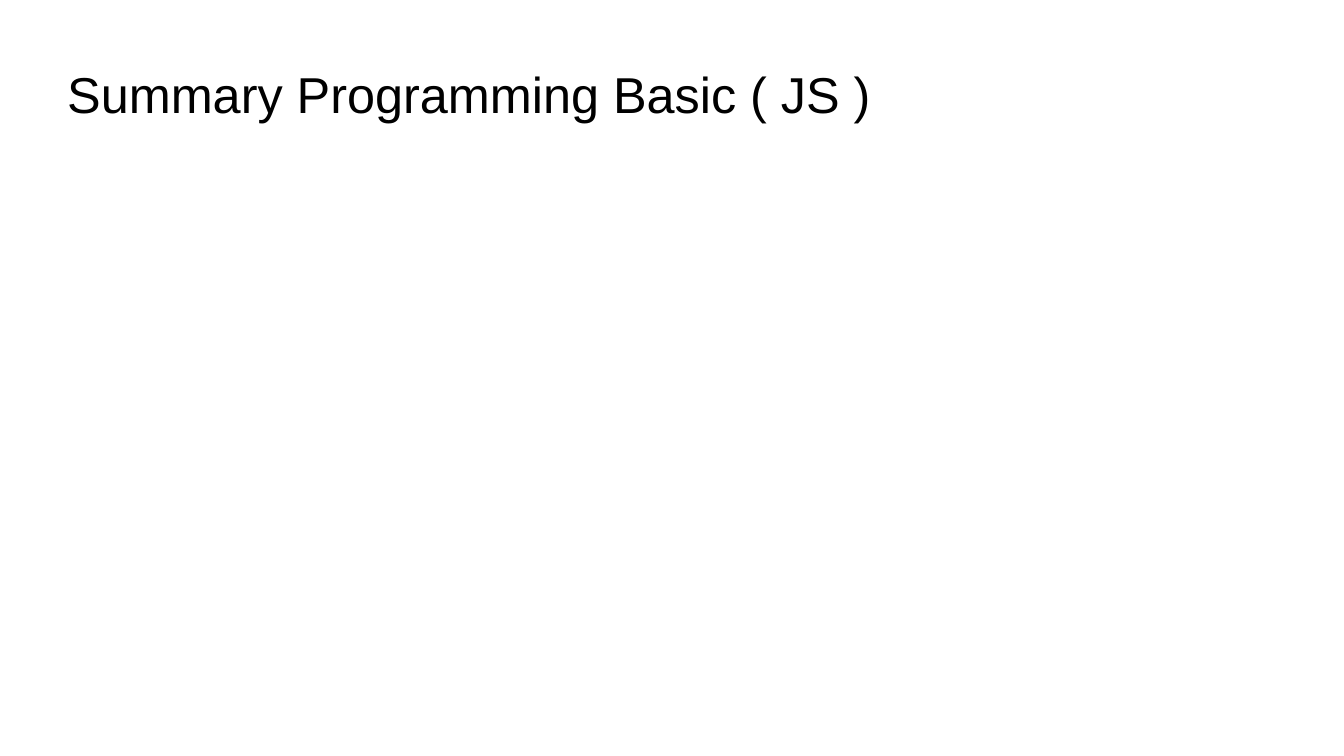
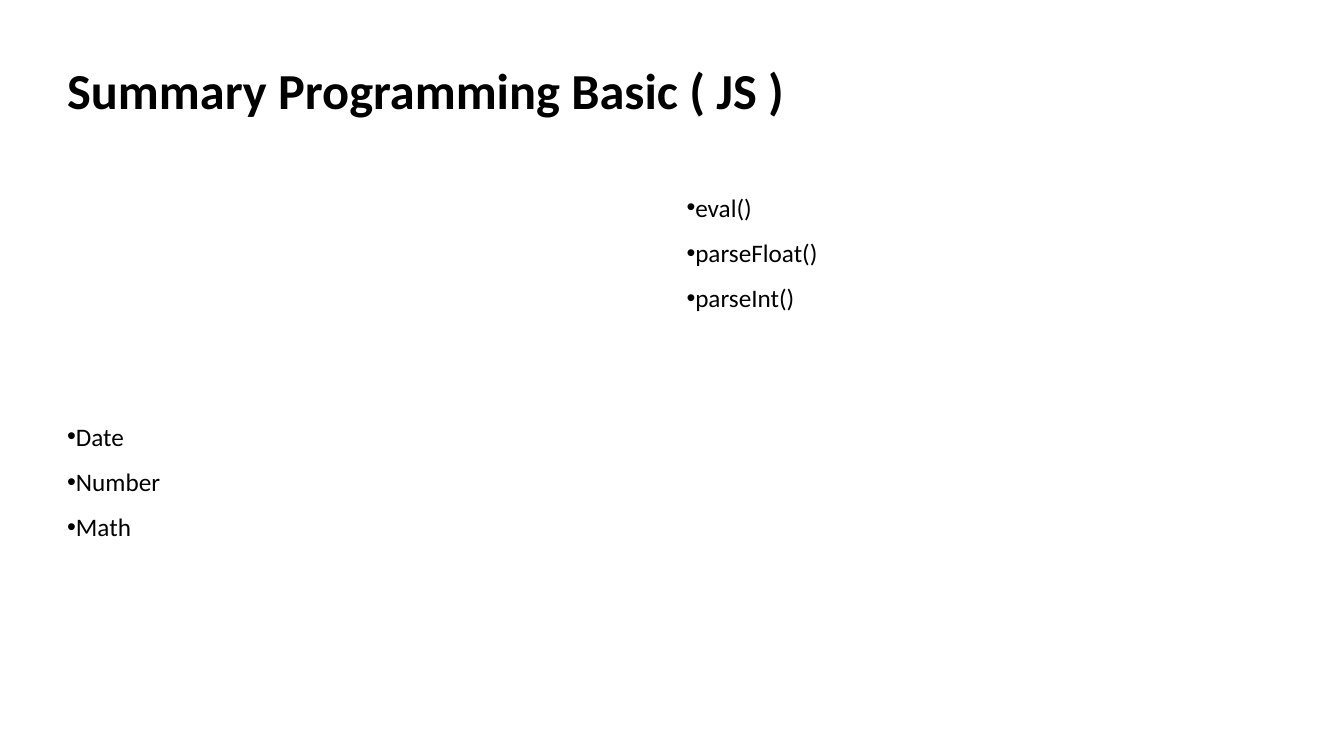
Before and after one commit to yellhtetaung/mmsitbwd4, a slide deck: slide 28 of JavaScript.pptx. Drawn at 1344x756 pixels with LibreOffice and Linux fonts; fonts in the diff are those of the drawing. Boxes give left, top, right and bottom in pixels: in the first picture for what was removed or moved away, otherwise in the second. Text is boxed around its words. In the diff, an @@ line names an element or a change of style, - is before the commit and + after.

```diff
--- a/JavaScript.pptx
+++ b/JavaScript.pptx
@@ title "Summary Programming Basic ( JS ..." at bbox=[67, 73, 756, 118]: font Arial to Calibri, bold on; line spacing 1 to 0.9 @@
@@ text added at bbox=[695, 198, 817, 311], 18 pt, text #000000 @@
+• eval()
+• parseFloat()
+• parseInt()
@@ text added at bbox=[76, 429, 160, 536], 18 pt, text #000000 @@
+• Date
+• Number
+• Math
```
Also in this commit, not shown: 8 other slides changed, 1 slide added, 1 other file.
